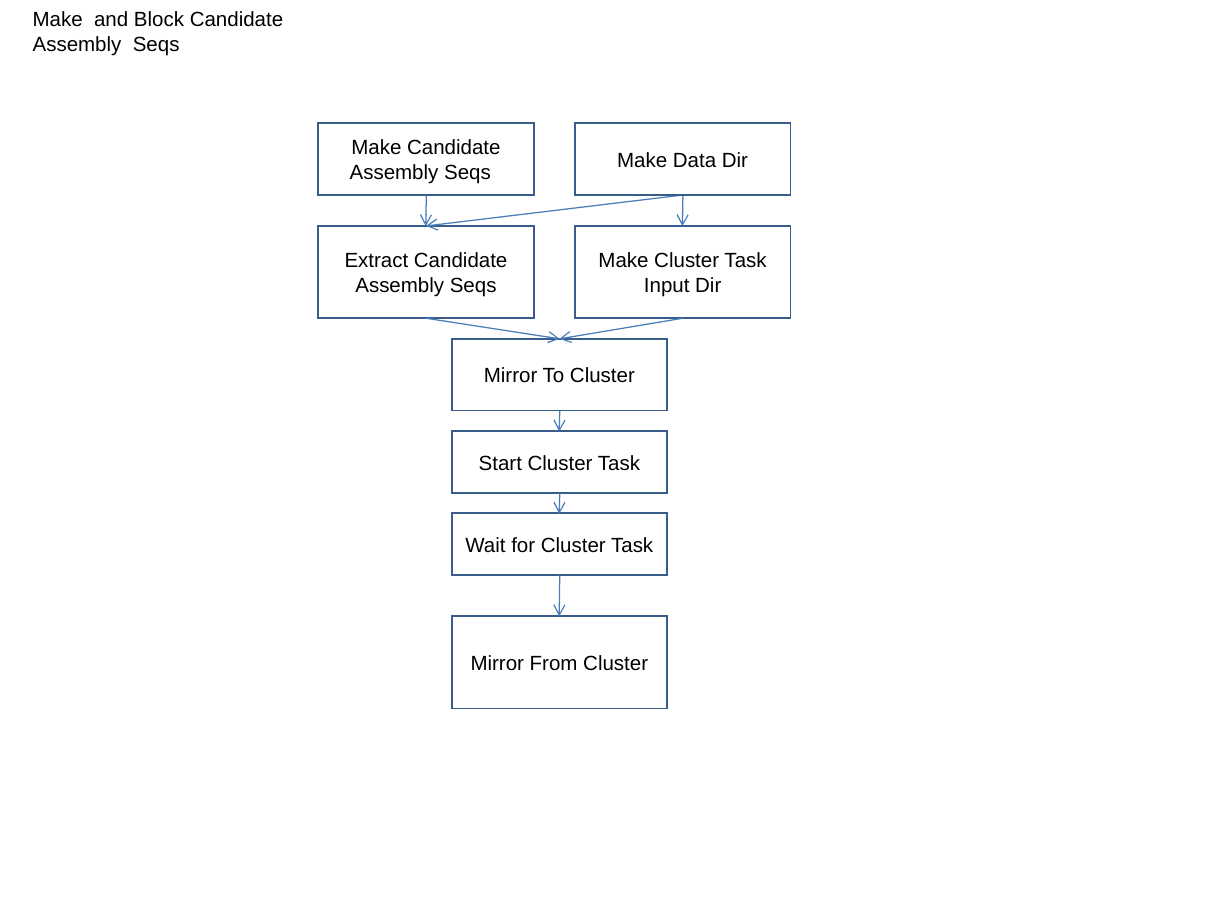
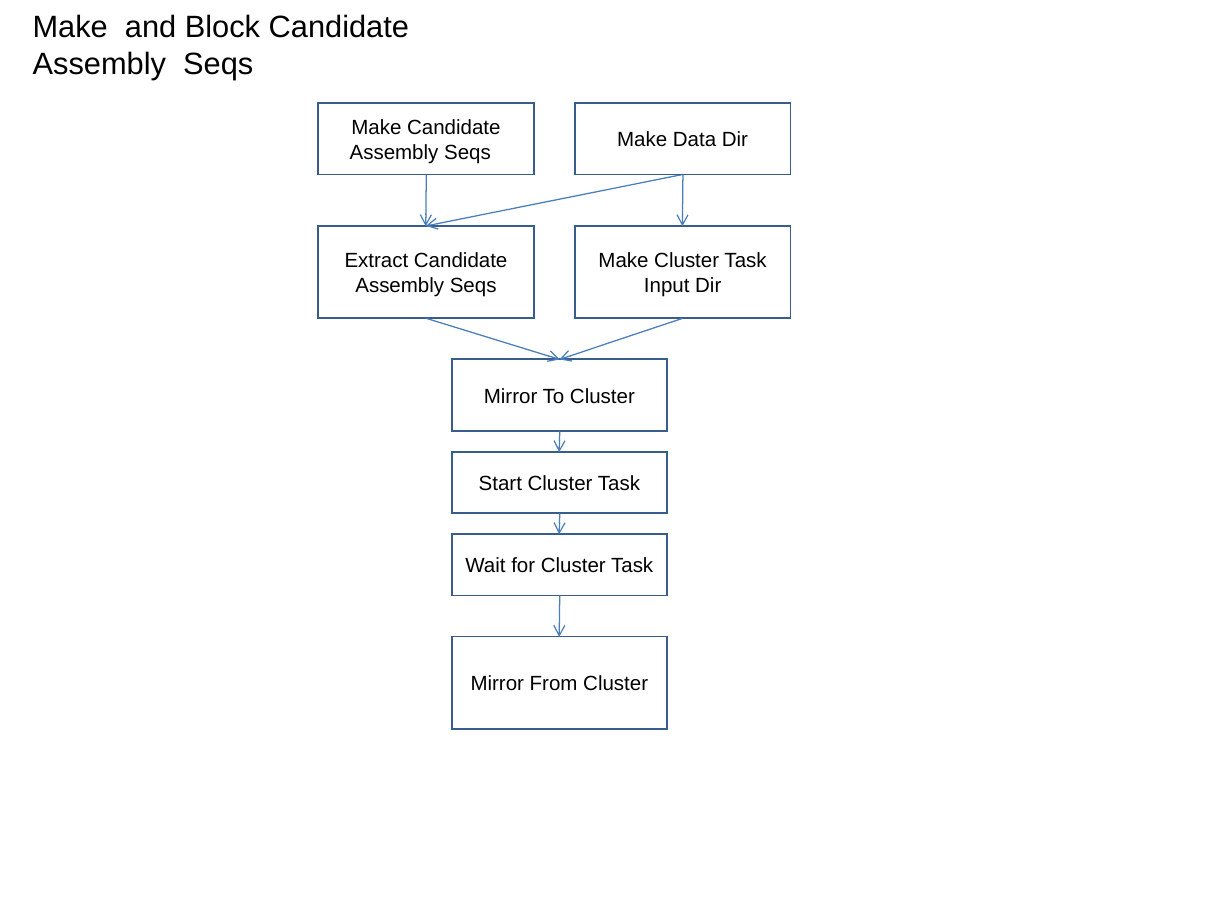
Before and after one commit to VEuPathDB/ApiCommonData, a slide deck: slide 14 of Load/doc/workflow/AnalysisWorkflow_wei.ppt. Drawn at 1232x924 pixels with LibreOffice and Linux fonts; fonts in the diff are those of the drawing. Boxes give left, top, right and bottom in pixels: in the first picture for what was removed or moved away, otherwise in the second. Text is boxed around its words. In the diff, an @@ line names an element or a change of style, - is before the commit and + after.

```diff
--- a/Load/doc/workflow/AnalysisWorkflow_wei.ppt
+++ b/Load/doc/workflow/AnalysisWorkflow_wei.ppt
@@ text "Make and Block Candidate Assembly ..." at [33, 14, 409, 79]: size 12 to 18 pt @@
@@ rectangle "Make Candidate Assembly Seqs": place and size @@
-rectangle "Make Candidate Assembly Seqs" at [318, 123, 533, 195]
+rectangle "Make Candidate Assembly Seqs" at [318, 102, 533, 174]
@@ rectangle "Make Data Dir": place and size @@
-rectangle "Make Data Dir" at [575, 123, 791, 195]
+rectangle "Make Data Dir" at [575, 102, 791, 174]
@@ arrow moved from (683, 195) - (426, 225) to (683, 175) - (426, 225) @@
@@ arrow moved from (426, 195) - (426, 227) to (426, 175) - (426, 227) @@
@@ arrow moved from (683, 195) - (683, 227) to (683, 175) - (683, 227) @@
@@ arrow moved from (426, 318) - (559, 339) to (426, 318) - (559, 360) @@
@@ arrow moved from (683, 318) - (559, 339) to (683, 318) - (559, 360) @@
@@ 4 rectangles, 3 arrows: place and size @@
-4 rectangles, 3 arrows at [452, 339, 668, 708]
+4 rectangles, 3 arrows at [452, 360, 668, 729]
```
Also in this commit, not shown: 18 other slides changed.
